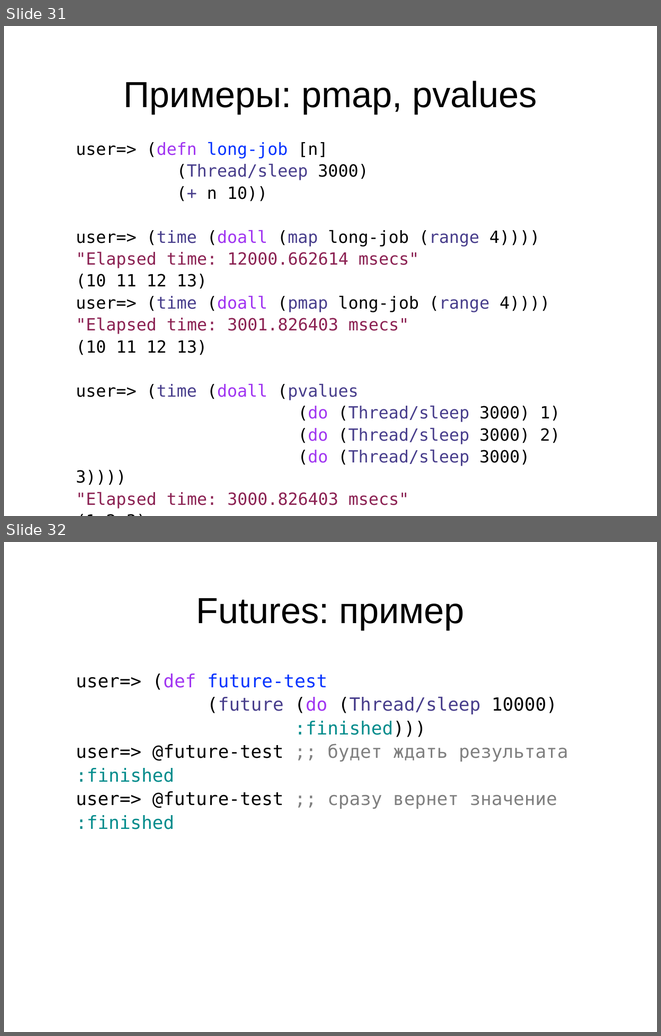
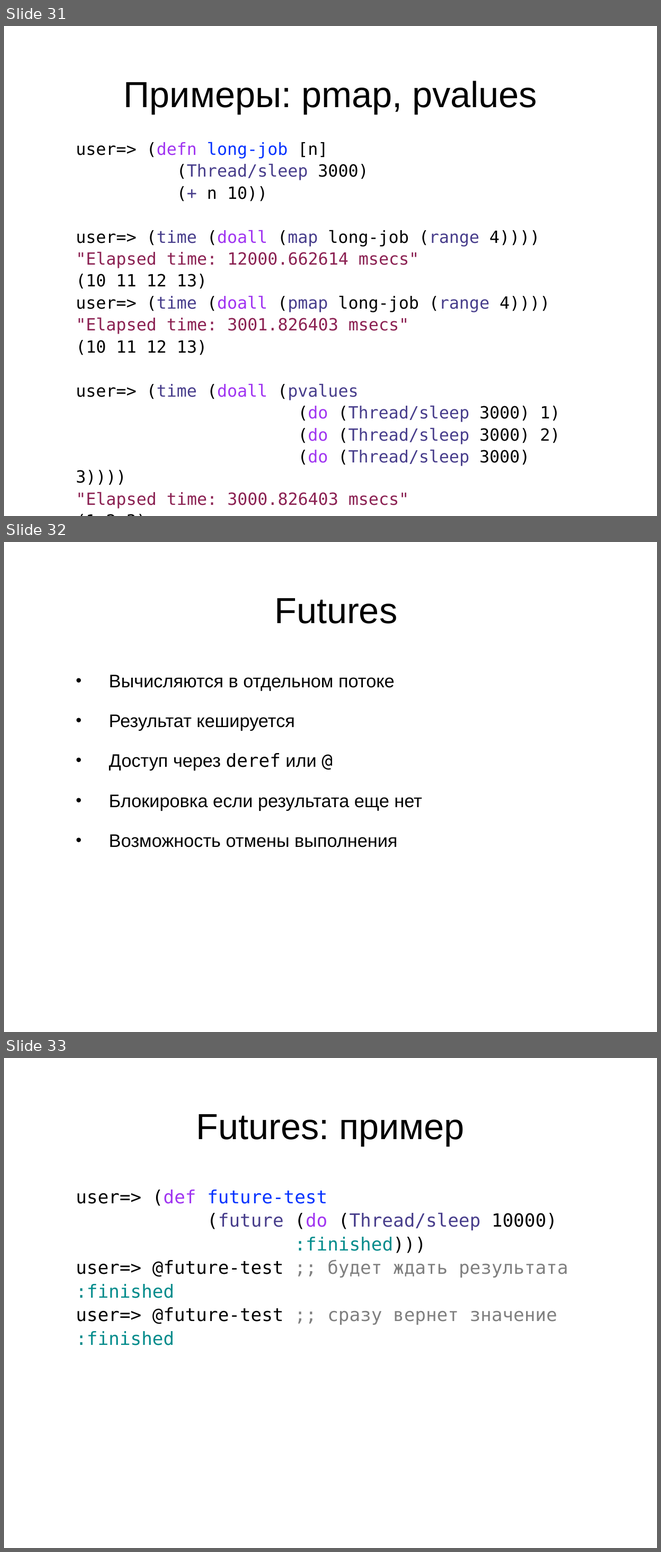
Before and after one commit to alexott/clojure-course-ru-concurrency, a slide deck: concurrency.pptx. Shown one above the other, each under a label of ours: slides 31 and 32 before the commit, slides 31, 32 and 33 after it. The pictures are 661x1036 and 661x1552 pixels, drawn with LibreOffice and Linux fonts; fonts in the diff are those of the drawing; background and template pictures are left out. Boxes give left, top, right and bottom in pixels: in the first picture for what was removed or moved away, otherwise in the second. Text is boxed around its words. In the diff, an @@ line names an element or a change of style, - is before the commit and + after.

```diff
--- a/concurrency.pptx
+++ b/concurrency.pptx
@@ slide 32 added at bbox=[4, 542, 657, 1032], background picture (left out) @@
@@ title added at bbox=[274, 598, 397, 624], 40 pt, text #000000 @@
+Futures
@@ text added at bbox=[109, 674, 422, 847], 20 pt, text #000000 @@
+• Вычисляются в отдельном потоке
+• Результат кешируется
+• Доступ через deref или @
+• Блокировка если результата еще нет
+• Возможность отмены выполнения
@@ what was slide 32 is now slide 33 @@
```
Also in this commit, not shown: 3 slides changed.
